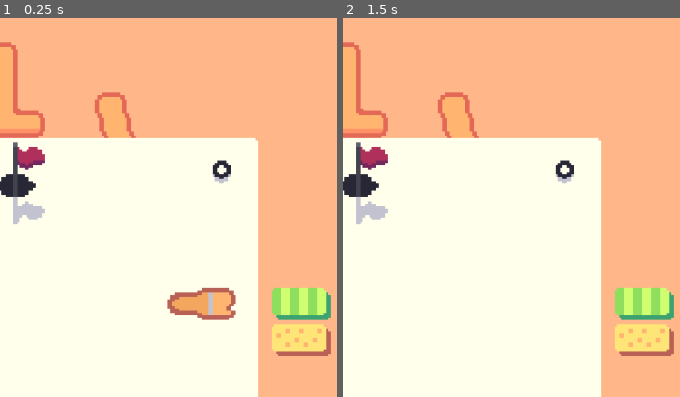
Above: before the commit, frames 1-2 (left to right).
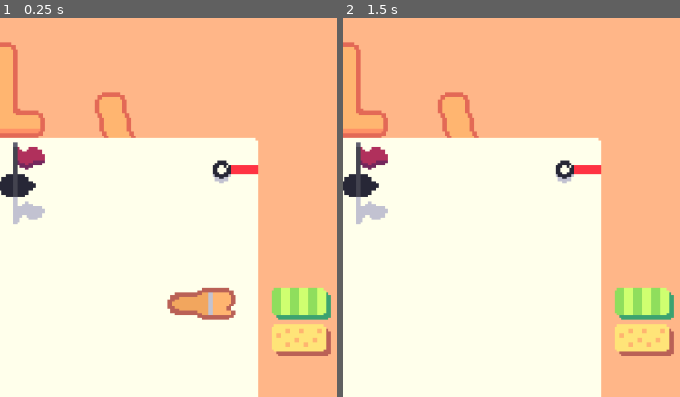
Above: after the commit, the same moments.

Repository: Pojemnik/golfech
Game: Godot game, scene res://scenes/main.tscn
Two runs of this game, one before a commit and one after it. Both use one fixed random seed, a clock stepped at 60 frames per second and the inputs below.
Inputs (mouse positions are % of the whole screen's width and height, from its top left):
- Up to frame 1 (0.25 s): no input
- Up to frame 2 (1.5 s): click (6, 54) at 0.5 s; click (12, 47) at 1.25 s
The pictures show only the part of the screen within x 50-100%, y 0-50%; the shares and areas given below are measured in that part.

The runs differ from the first frame. In frame 1, 0.2% of the frame differs, in the area x 67-77%, y 38-42%; in frame 2, 0.2%.

Commit message:
fix vieport issues

Diff:
--- a/scenes/levels/Level1.tscn
+++ b/scenes/levels/Level1.tscn
@@ -53,8 +53,10 @@
 
 [node name="SubViewport" type="SubViewport" parent="SubViewportContainer"]
 transparent_bg = true
+handle_input_locally = false
 canvas_item_default_texture_filter = 0
 size = Vector2i(112, 112)
+render_target_update_mode = 4
 
 [node name="TileMapLayer" type="TileMapLayer" parent="SubViewportContainer/SubViewport"]
 tile_map_data = PackedByteArray("AAALAAcAAAAAAAAAAAAMAAcAAAAAAAAAAAANAAcAAAAAAAAAAAAOAAcAAAAAAAAAAAAPAAcAAAAAAAAAAAAQAA …(2880 unchanged characters)…
--- a/scenes/levels/Painting.gd
+++ b/scenes/levels/Painting.gd
@@ -5,7 +5,7 @@
 	tools_manager = get_node("/root/Main/ToolsManager");
 
 func _process(delta: float) -> void:
-	if not tools_manager.selected_brush:
+	if not tools_manager.selected_tool == "brush":
 		return
 
 	if Input.is_action_pressed("lmb"):
--- a/scenes/main.tscn
+++ b/scenes/main.tscn
@@ -9,10 +9,12 @@
 [ext_resource type="Resource" uid="uid://boo4t0v5pd1ih" path="res://level_data/Level3.tres" id="6_85g3d"]
 [ext_resource type="Resource" uid="uid://uxo1ccn85mqg" path="res://level_data/Level4.tres" id="7_choun"]
 [ext_resource type="Script" uid="uid://b7b5aswqoe1vu" path="res://scripts/tools.gd" id="7_o6xl0"]
-[ext_resource type="Shader" path="res://scenes/label.gdshader" id="11_0ld40"]
+[ext_resource type="Shader" uid="uid://diq3nytyo0g6r" path="res://scenes/label.gdshader" id="11_0ld40"]
+[ext_resource type="Script" uid="uid://bgv67k1wrjs52" path="res://scenes/ui_viewport.gd" id="11_gqmmt"]
 [ext_resource type="Texture2D" uid="uid://bokutfbfm2gd1" path="res://ase/easel.png" id="11_ya4ey"]
 [ext_resource type="FontFile" uid="uid://nbruq80r2xme" path="res://m5x7.ttf" id="12_0ld40"]
 [ext_resource type="Texture2D" uid="uid://cabhpl2exoi3s" path="res://tex/driver.png" id="12_trceg"]
+[ext_resource type="Script" uid="uid://bw0qt1recwgpl" path="res://scenes/sub_viewport.gd" id="12_yc10j"]
 [ext_resource type="Texture2D" uid="uid://c2dos2y4jb1ep" path="res://tex/driver_selected.png" id="13_a8y0u"]
 [ext_resource type="Script" uid="uid://dbrpw63o7glhx" path="res://scenes/hit_counter.gd" id="13_gqmmt"]
 [ext_resource type="Texture2D" uid="uid://2sfmfusnwfqk" path="res://tex/chipper.png" id="13_jkv2x"]
@@ -90,11 +92,14 @@
 material = SubResource("ShaderMaterial_choun")
 layout_mode = 0
 scale = Vector2(5, 5)
+script = ExtResource("11_gqmmt")
 
-[node name="SubViewport" type="SubViewport" parent="UiViewport"]
+[node name="SubViewport" type="SubViewport" parent="UiViewport" node_paths=PackedStringArray("vp")]
 transparent_bg = true
 handle_input_locally = false
 render_target_update_mode = 4
+script = ExtResource("12_yc10j")
+vp = NodePath("../../SubViewportContainer/SubViewport")
 
 [node name="Control" type="Control" parent="UiViewport/SubViewport"]
 layout_mode = 3
@@ -103,6 +108,7 @@
 offset_top = 29.0
 offset_right = 179.79999
 offset_bottom = 140.99998
+mouse_filter = 1
 
 [node name="HitCounter" type="Label" parent="UiViewport/SubViewport/Control"]
 material = SubResource("ShaderMaterial_yc10j")
@@ -143,6 +149,7 @@
 offset_top = 32.999996
 offset_right = 183.0
 offset_bottom = 73.0
+mouse_filter = 2
 theme_override_constants/separation = 1
 
 [node name="Grass" type="TextureButton" parent="UiViewport/SubViewport/Control/VBoxContainer"]
--- /dev/null
+++ b/scenes/sub_viewport.gd
@@ -0,0 +1,7 @@
+extends SubViewport
+
+@export var vp: SubViewport
+
+func _unhandled_input(event: InputEvent) -> void:
+	# to jest zjebane to propaguje eventy ktorych nie zlapalo ui do gry
+	vp.push_input(event)
--- /dev/null
+++ b/scenes/ui_viewport.gd
@@ -0,0 +1,7 @@
+extends SubViewportContainer
+
+func _unhandled_input(event: InputEvent) -> void:
+	print("kurwa")
+
+func _event(event: InputEvent) -> void:
+	print("eventjebana")
--- a/scripts/ball.gd
+++ b/scripts/ball.gd
@@ -49,23 +49,34 @@
 var vertical_valocity = 0.0;
 var vertical_height = 0.0;
 
-func _process_movement():
-	if Input.is_action_just_pressed("lmb") and !rolling and !tools_manager.selected_brush:
+
+func _input(event: InputEvent) -> void:
+	if event.is_action_pressed("lmb") and !rolling and tools_manager.selected_tool == 'club':
 		start_vector = get_viewport().get_mouse_position();
 
-	if start_vector and !tools_manager.selected_brush:
+	if start_vector and tools_manager.selected_tool == 'club':
 		current_vector = (get_viewport().get_mouse_position() - start_vector);
 		current_vector = current_vector.normalized() * clamp(current_vector.length(), 0, max_force_input)
 		$Line2D.points = [Vector2.ZERO, current_vector];
 	else:
 		$Line2D.points = [];
 
-	if Input.is_action_just_released("lmb") and start_vector and !tools_manager.selected_brush:
+	if event.is_action_released("lmb") and start_vector and tools_manager.selected_tool == "club":
 		var impulse = -current_vector * tools_manager.get_current_bat_force()
 		apply_impulse(impulse);
 		rolling = true;
 		start_vector = null;
 		vertical_valocity = 0.002 * impulse.length()
+
+	if event.is_action_released("lmb"):
+		start_vector = null
+
+	if event.is_action_pressed("restart_level"):
+		respawn();
+		GameManager.set_hit_count(0);
+
+func _process_movement():
+	pass
 
 
 func _physics_process(delta: float) -> void:
@@ -95,7 +106,6 @@
 
 
 func flag_hit():
-	print("Flag hit");
 	GameManager.on_flag_reached();
 
 
@@ -103,9 +113,3 @@
 	vertical_height = max(vertical_height + vertical_valocity, 0.0)
 	vertical_valocity -= delta * 4.0
 	ball_sprite.position.y = -vertical_height
-
-
-func _input(event):
-	if event.is_action_pressed("restart_level"):
-		respawn();
-		GameManager.set_hit_count(0);
--- a/scripts/tools.gd
+++ b/scripts/tools.gd
@@ -8,54 +8,26 @@
 @export var grass_button: TextureButton
 @export var bunker_button: TextureButton
 
-var selected_brush: bool = false;
-var selected_bat: int;
-var selected_paint: Vector2i;
-
-signal brush_selected;
-signal bat_selected(bat_idx: int);
-signal paint_selected(paint_idx: Vector2i);
-
-func _input(event):
-	if event.is_action_pressed("select_brush"):
-		select_brush()
-	elif event.is_action_pressed("select_bat_1"):
-		select_bat(0)
-	elif event.is_action_pressed("select_bat_2"):
-		select_bat(1)
-	elif event.is_action_pressed("select_paint_grass"):
-		select_paint(Vector2i(0,0))
-	elif event.is_action_pressed("select_paint_bunker"):
-		select_paint(Vector2i(1,0))
-
+var selected_tool = 'club'
+var selected_club = null
+var selected_paint = Vector2i(1, 0)
 
 func _ready():
 	select_bat(0);
 
 func select_bat(idx: int):
-	if idx > bat_forces.size() or idx < 0:
-		idx = 0;
-	selected_bat = idx;
-	selected_brush = false;
-	bat_selected.emit(idx);
-	print("Selected bat: ", selected_bat);
+	selected_tool = 'club'
+	selected_club = bat_forces[idx]
 
+func select_paint(idx: Vector2i):
+	selected_paint = idx;
+	selected_tool = 'brush'
 
 func get_current_bat_force():
-	return bat_forces[selected_bat];
+	return selected_club;
 
 func get_current_paint():
 	return selected_paint
-
-func select_brush():
-	selected_brush = true;
-	brush_selected.emit();
-	print("Selected brush");
-
-func select_paint(idx: Vector2i):
-	selected_paint = idx;
-	paint_selected.emit(idx);
-	print("Selected paint");
 
 func _on_driver_pressed() -> void:
 	chipper.button_pressed = false
@@ -71,7 +43,6 @@
 	paintbrush.visible = true
 	chipper.button_pressed = false
 	driver.button_pressed = false
-	select_brush()
 	select_paint(Vector2i(0,0))
 	paintbrush.global_position = grass_button.global_position + Vector2(-10.0, 3.5 )
 
@@ -79,6 +50,5 @@
 	paintbrush.visible = true
 	chipper.button_pressed = false
 	driver.button_pressed = false
-	select_brush()
 	select_paint(Vector2i(1,0))
 	paintbrush.global_position = bunker_button.global_position + Vector2(-10.0, 3.5 )
Not shown: 1 places in scenes/main.tscn that only renumber resources
Not shown, added: scenes/sub_viewport.gd.uid
Not shown, added: scenes/ui_viewport.gd.uid
